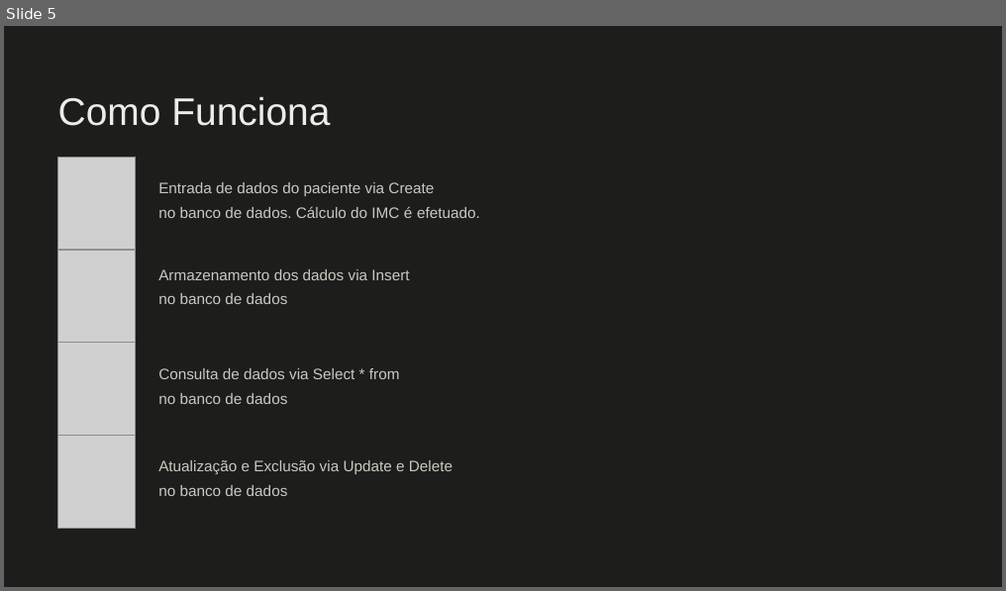
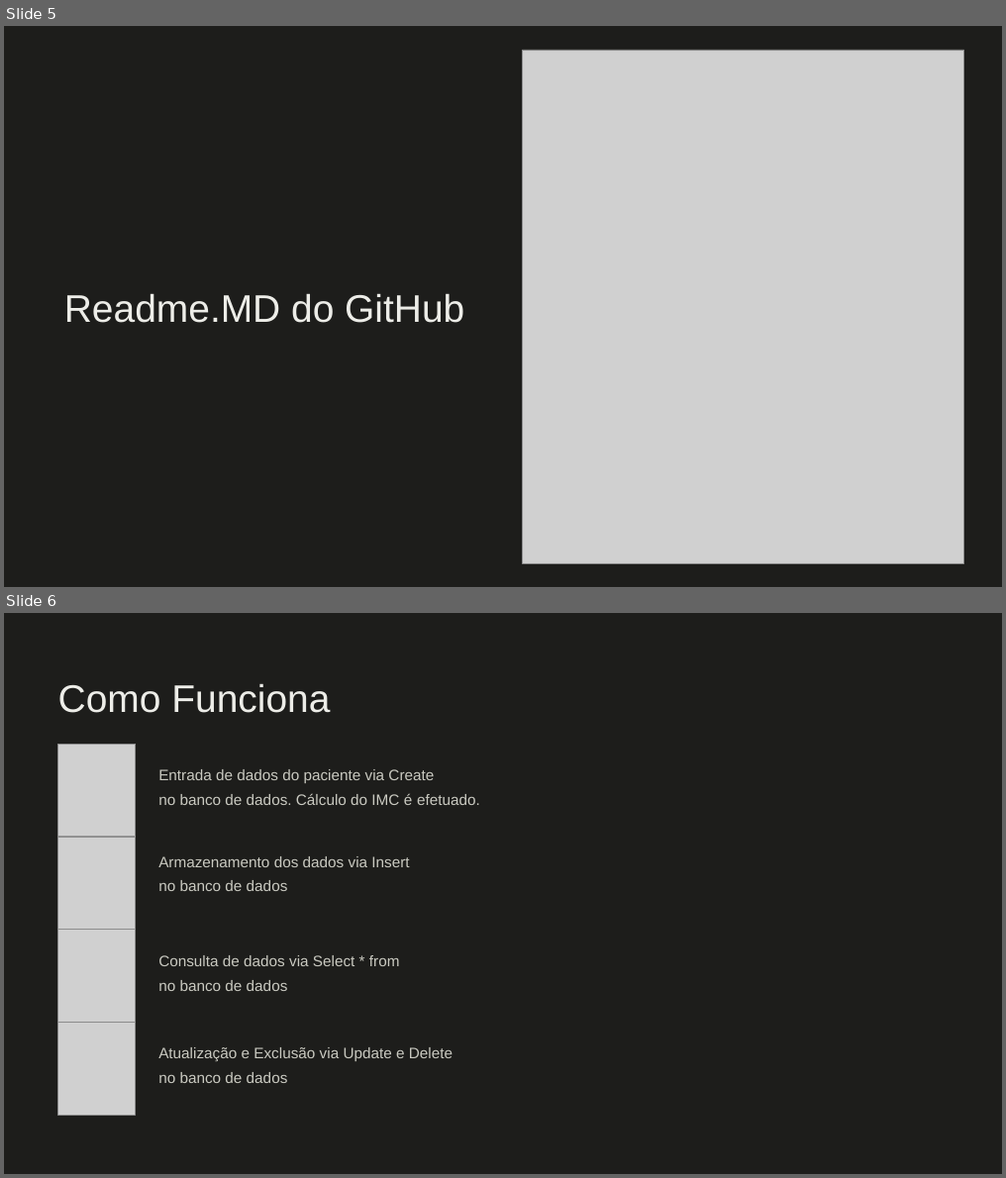
Before and after one commit to victorxmdev/Programacao_Python_SENAI, a slide deck: AtividadeFinal.py/IMC.pptx. Shown one above the other, each under a label of ours: slide 5 before the commit, slides 5 and 6 after it. The pictures are 1006x591 and 1006x1178 pixels, drawn with LibreOffice and Linux fonts; fonts in the diff are those of the drawing; grey boxes stand for pictures. Boxes give left, top, right and bottom in pixels: in the first picture for what was removed or moved away, otherwise in the second. Text is boxed around its words. In the diff, an @@ line names an element or a change of style, - is before the commit and + after.

Commit message:
Update slide

```diff
--- a/AtividadeFinal.py/IMC.pptx
+++ b/AtividadeFinal.py/IMC.pptx
@@ slide 5 added at <box>4,26,1002,587</box>, background #FFFFFF; not listed: 1 template element that a slide beside it also shows @@
@@ picture added at <box>523,50,964,564</box> @@
@@ text added at <box>64,293,464,323</box>, 44.5 pt, text #EDEDE8 @@
+Readme.MD do GitHub
@@ what was slide 5 is now slide 6 @@
```
